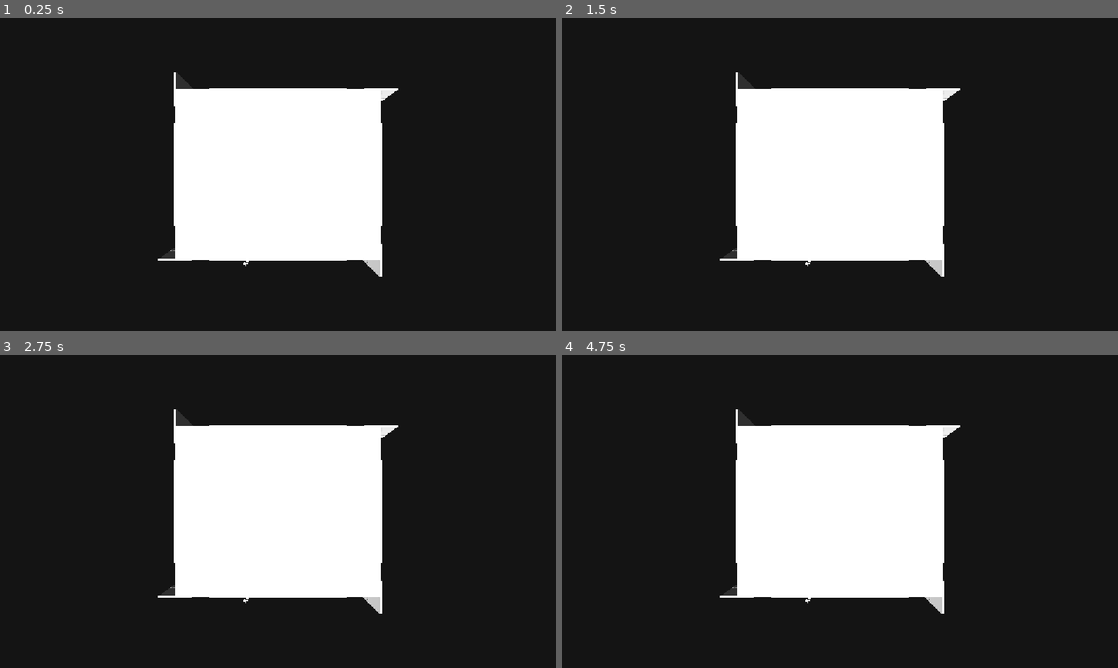
Above: before the commit, frames 1-4 (two rows, left to right).
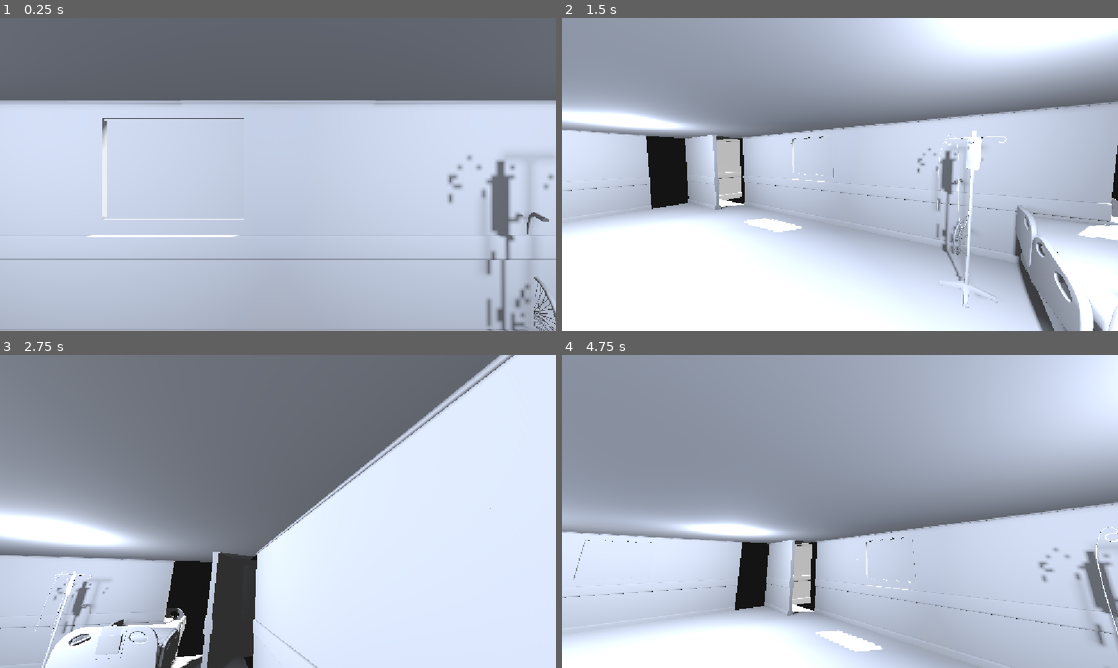
Above: after the commit, the same moments.

Repository: yusufbe7/haunted
Game: Godot game, scene res://assets/hospital_kit/hospital.tscn
Two runs of this game, one before a commit and one after it. Both use one fixed random seed, a clock stepped at 60 frames per second and the inputs below.
Inputs (mouse positions are in pixels of both pictures, inside the frame that each line leads up to):
- Up to frame 1 (0.25 s): no input
- Up to frame 2 (1.5 s): tap Enter at 0.5 s; move the mouse to (962, 158) at 0.52 s; hold D (move_right, bound only after the commit) 0.53-1.28 s; tap E at 0.6, 1.35 s; click (962, 158) at 0.67 s; move the mouse to (728, 190) at 1.27 s; hold S (move_back, bound only after the commit) from 1.28 s (still down)
- Up to frame 3 (2.75 s): move the mouse to (333, 442) at 2.02 s; release S (move_back, bound only after the commit) at 2.03 s; hold D (move_right, bound only after the commit) from 2.03 s (still down); tap E at 2.1 s
- Up to frame 4 (4.75 s): move the mouse to (812, 574) at 2.77 s; release D (move_right, bound only after the commit) at 2.78 s; hold W (move_forward, bound only after the commit) 2.78-3.53 s; tap E at 2.85, 3.6, 4.35 s; click (812, 574) at 2.92 s; move the mouse to (1006, 558) at 3.52 s; hold A (move_left, bound only after the commit) from 3.53 s (still down); move the mouse to (673, 464) at 4.27 s

The runs differ from the first frame. In frame 1, 100% of the frame differs, in the area x 0-100%, y 0-100%; in frame 2, 97%; in frame 3, 97%; in frame 4, 99%.

Commit message:
Fix visual bugs: disable debug camera, add real ceiling lights
- hospital.tscn shipped with debug_top_down=true, so the game showed a
  static overhead camera instead of the walkable first-person player.
  Turn it off so the actual game renders.
- ceiling_light models emitted no light and the closed ceiling blocked the
  only DirectionalLight, leaving the interior almost black. Spawn a real
  OmniLight3D under each ceiling fixture so the room is visible.
- Rewrite the UTF-16/garbled README.md as proper UTF-8 with controls and
  an overview of how the generator works.

Co-Authored-By: Claude Opus 4.8 <noreply@anthropic.com>
Claude-Session: https://claude.ai/code/session_014TuGCnmdLm9nzqKKfiSEFs

Diff:
--- a/assets/hospital_kit/hospital.tscn
+++ b/assets/hospital_kit/hospital.tscn
@@ -4,4 +4,4 @@
 
 [node name="Hospital" type="Node3D" unique_id=327092270]
 script = ExtResource("1_w4y8d")
-debug_top_down = true
+debug_top_down = false
--- a/hospital_generator.gd
+++ b/hospital_generator.gd
@@ -201,7 +201,26 @@
 	var light_rows: Array = [1, room_rows - 2] if room_rows > 3 else [int(room_rows / 2.0)]
 	for c in light_cols:
 		for r in light_rows:
-			spawn("ceiling_light", grid_to_world(c, r) + Vector3(0, WALL_HEIGHT, 0))
+			var light_pos := grid_to_world(c, r) + Vector3(0, WALL_HEIGHT, 0)
+			spawn("ceiling_light", light_pos)
+			# The ceiling_light.fbx is only a mesh — it emits no light on its own,
+			# and the room's ceiling blocks the DirectionalLight, so without this
+			# the interior renders almost black. Add a real lamp under each fixture.
+			add_ceiling_lamp(light_pos)
+
+
+## Real light source seated just below a ceiling_light fixture. Kept dim and
+## slightly cold for the haunted-hospital mood, but bright enough to actually
+## see the room and furniture.
+func add_ceiling_lamp(fixture_pos: Vector3) -> void:
+	var lamp := OmniLight3D.new()
+	lamp.position = fixture_pos - Vector3(0, 0.25, 0)  # just under the fixture
+	lamp.light_color = Color(0.85, 0.9, 1.0)           # faint cold flicker-white
+	lamp.light_energy = 1.6
+	lamp.omni_range = TILE_SIZE * 4.0
+	lamp.omni_attenuation = 1.5
+	lamp.shadow_enabled = true
+	add_child(lamp)
 
 
 func build_walls() -> void:
Not shown, changed: README.md
